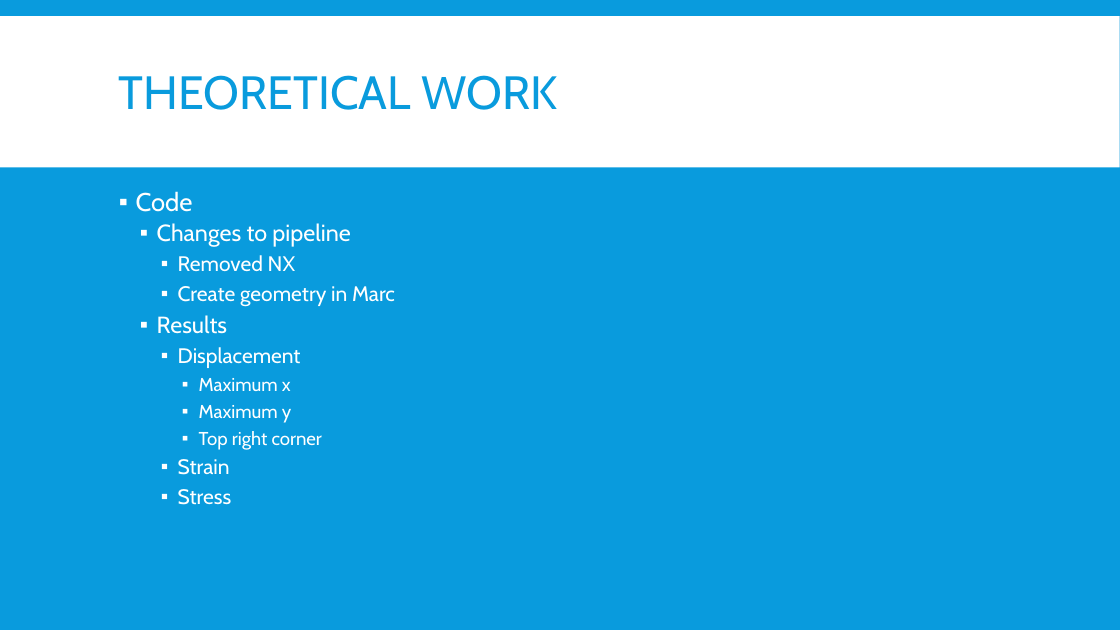
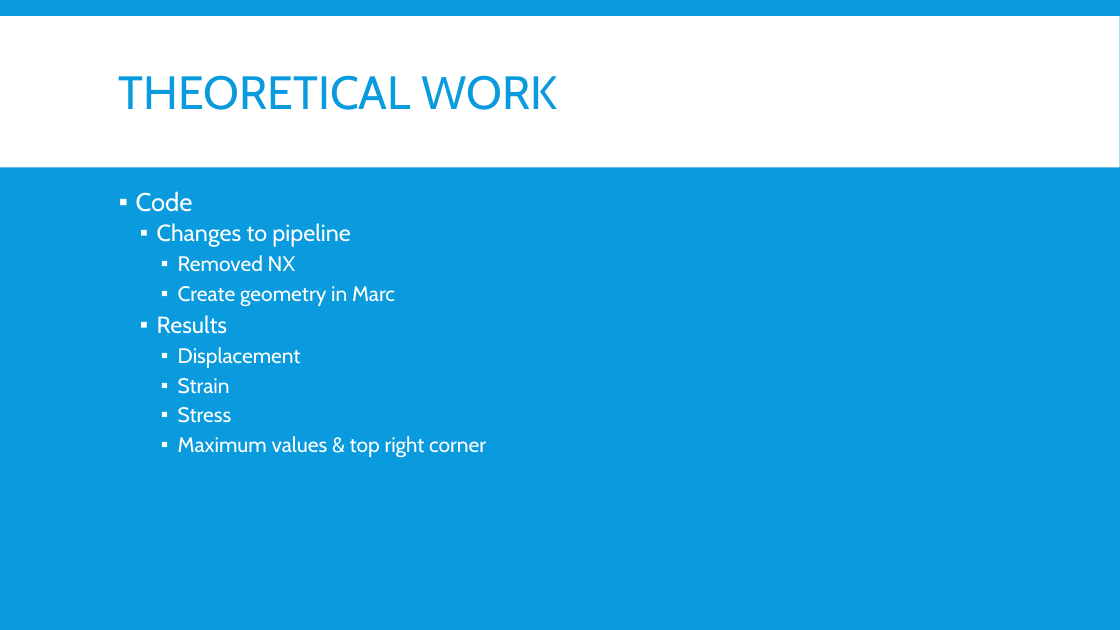
Before and after one commit to NaudeConradie/Masters-Project, a slide deck: slide 2 of Presentations/Meetings/2020-03-13/Meeting2020-03-13.pptx. Drawn at 1120x630 pixels with LibreOffice and Linux fonts; fonts in the diff are those of the drawing. Boxes give left, top, right and bottom in pixels: in the first picture for what was removed or moved away, otherwise in the second. Text is boxed around its words. In the diff, an @@ line names an element or a change of style, - is before the commit and + after.

```diff
--- a/Presentations/Meetings/2020-03-13/Meeting2020-03-13.pptx
+++ b/Presentations/Meetings/2020-03-13/Meeting2020-03-13.pptx
@@ text at (199, 378, 322, 450): paragraphs removed @@
-      ▪ Maximum x
-      ▪ Maximum y
-      ▪ Top right corner
@@ text at (178, 436, 486, 458): paragraph added @@
+    ▪ Maximum values & top right corner
```
Also in this commit, not shown: 2 other slides changed, 1 slide added, 10 other files.
